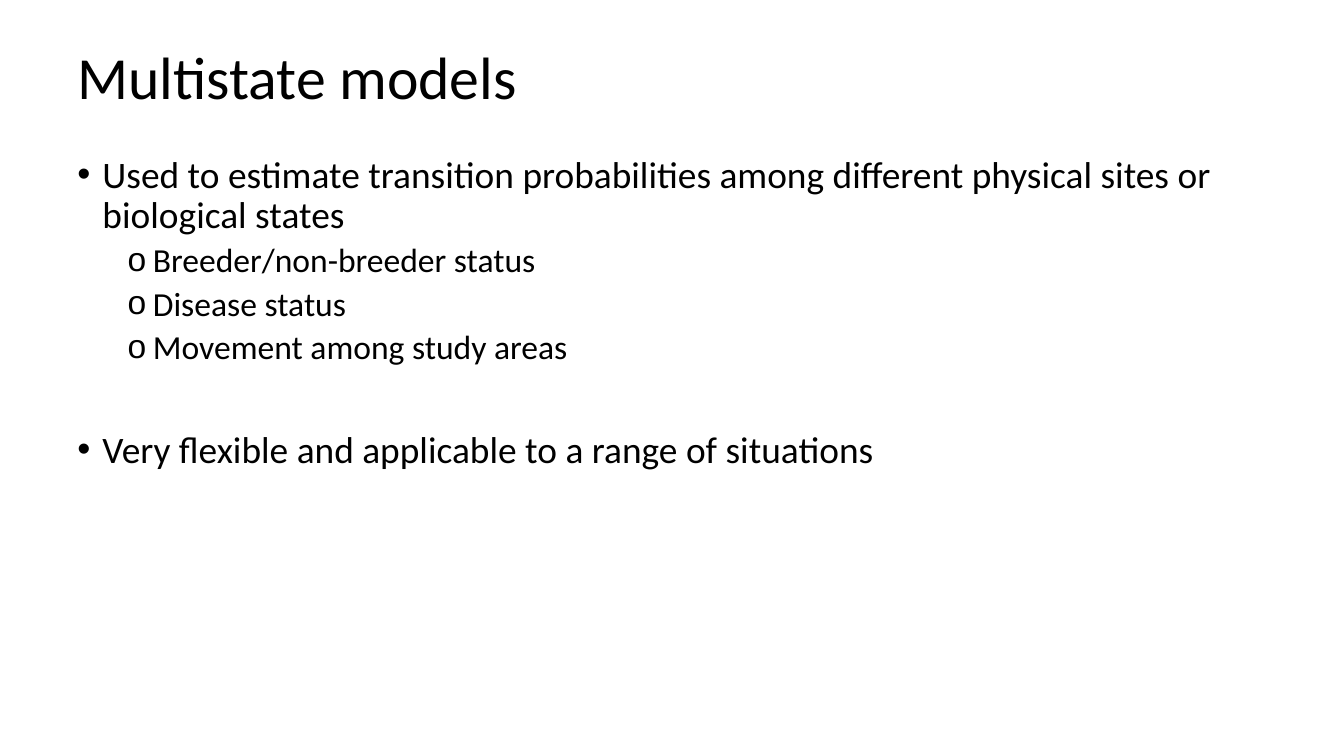
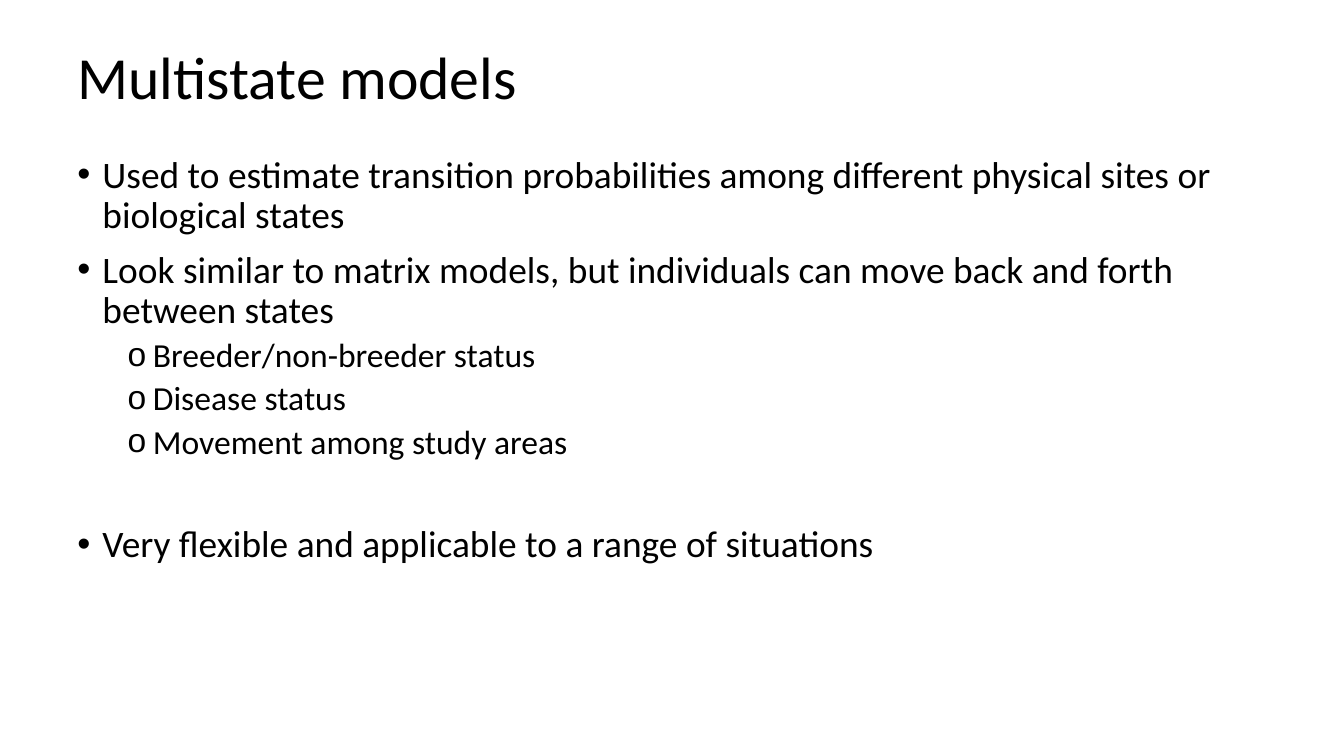
Before and after one commit to annamtucker/ssa-200, a slide deck: slide 16 of static/lectures/SSA_Lecture5_DemoData.pptx. Drawn at 1344x756 pixels with LibreOffice and Linux fonts; fonts in the diff are those of the drawing; background and template pictures are left out. Boxes give left, top, right and bottom in pixels: in the first picture for what was removed or moved away, otherwise in the second. Text is boxed around its words. In the diff, an @@ line names an element or a change of style, - is before the commit and + after.

```diff
--- a/static/lectures/SSA_Lecture5_DemoData.pptx
+++ b/static/lectures/SSA_Lecture5_DemoData.pptx
@@ text at (102,257,1172,324): paragraph added @@
+• Look similar to matrix models, but individuals can move back and forth between states
```
Also in this commit, not shown: 3 other slides changed, 16 other files.
